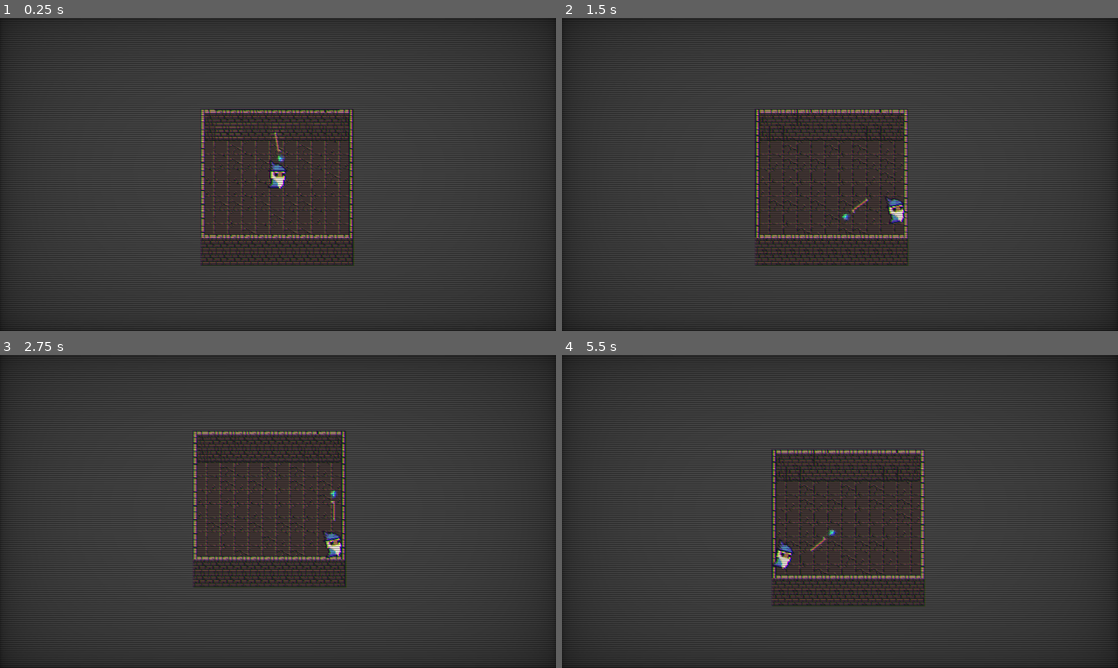
Above: before the commit, frames 1-4 (two rows, left to right).
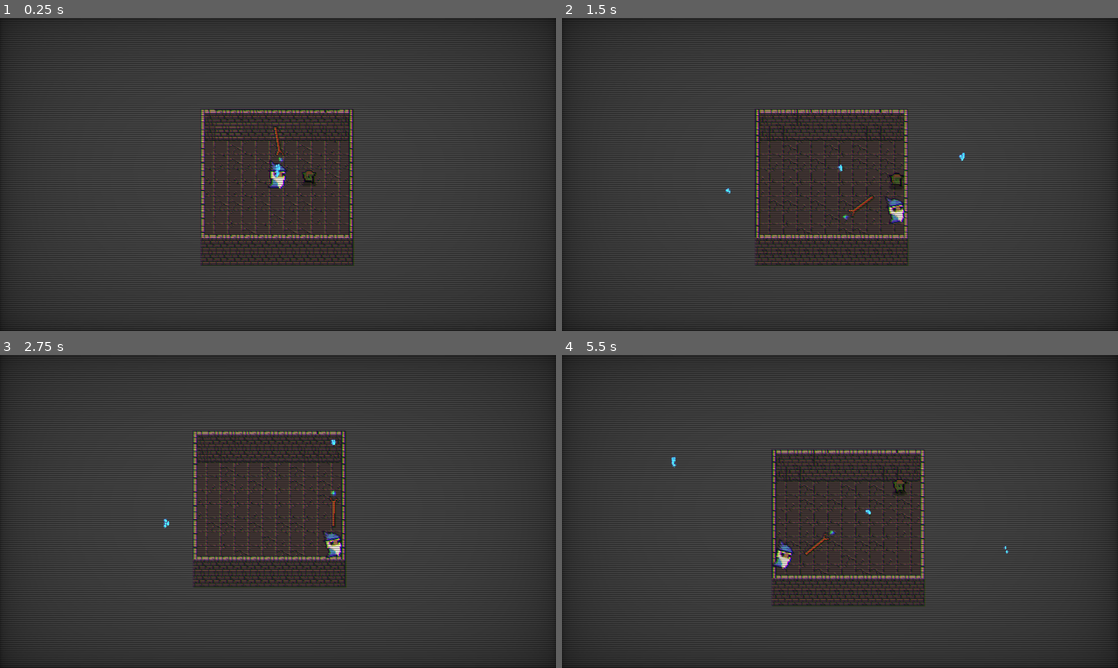
Above: after the commit, the same moments.

Repository: SasVel/WhimsicalLilMagicMan
Game: Godot game, scene res://World/Main.tscn
Two runs of this game, one before a commit and one after it. Both use one fixed random seed, a clock stepped at 60 frames per second and the inputs below.
Inputs (mouse positions are in pixels of both pictures, inside the frame that each line leads up to):
- Up to frame 1 (0.25 s): no input
- Up to frame 2 (1.5 s): tap Enter at 0.5 s; move the mouse to (962, 158) at 0.52 s; hold Right (ui_right) 0.53-1.28 s; move the mouse to (728, 190) at 1.27 s; hold Down (ui_down) from 1.28 s (still down)
- Up to frame 3 (2.75 s): move the mouse to (333, 442) at 2.02 s; release Down (ui_down) at 2.03 s; hold Right (ui_right) from 2.03 s (still down)
- Up to frame 4 (5.5 s): move the mouse to (812, 574) at 2.77 s; release Right (ui_right) at 2.78 s; hold Up (ui_up) 2.78-3.53 s; move the mouse to (1006, 558) at 3.52 s; hold Left (ui_left) 3.53-5.03 s; move the mouse to (673, 464) at 4.27 s; move the mouse to (867, 511) at 5.02 s; hold Down (ui_down) from 5.03 s (still down)

The runs differ from the first frame. In frame 1, 0.2% of the frame differs, in the area x 49-57%, y 34-54%; in frame 2, 0.2%; in frame 3, 0.2%; in frame 4, 0.3%, in the area x 19-81%, y 32-65%.

Commit message:
Hitboxes + stats

Diff:
--- /dev/null
+++ b/Enemies/Goblin/EnemyGoblin.gd
@@ -0,0 +1,35 @@
+extends RigidBody2D
+
+@onready var sprites = $MainSprite
+@export var SPEED = 50
+
+
+enum {
+	IDLE,
+	RUN
+}
+var state = IDLE
+
+func _physics_process(delta):
+	match state:
+		IDLE:
+			sprites.animation = "Idle"
+			idle_state()
+		RUN:
+			sprites.animation = "Run"
+			run_state(delta)
+
+
+func idle_state():
+	pass
+
+func run_state(delta):
+	self.position = self.position.move_toward(GlobalInfo.playerPos, SPEED * delta)
+
+func _on_player_detection_zone_body_entered(body):
+	if body is Player:
+		state = RUN
+
+func _on_player_detection_zone_body_exited(body):
+	if body is Player:
+		state = IDLE
--- /dev/null
+++ b/Enemies/Goblin/EnemyGoblin.tscn
@@ -0,0 +1,154 @@
+[gd_scene load_steps=22 format=3 uid="uid://5gmcfs2ysvs1"]
+
+[ext_resource type="Script" path="res://Enemies/Goblin/EnemyGoblin.gd" id="1_ora1r"]
+[ext_resource type="Texture2D" uid="uid://bi40feqdeyljc" path="res://Enemies/Goblin/Assets/goblin_idle_spritesheet.png" id="1_qjhuy"]
+[ext_resource type="PackedScene" uid="uid://cm5wfph8jbxdj" path="res://Stats/Stats.tscn" id="2_j85s0"]
+[ext_resource type="Texture2D" uid="uid://bllflj4k84vmn" path="res://Enemies/Goblin/Assets/goblin_run_spritesheet.png" id="2_teonk"]
+[ext_resource type="PackedScene" uid="uid://c485f0w3fc2fr" path="res://Interaction Boxes/HitBox.tscn" id="5_eyrfi"]
+[ext_resource type="PackedScene" uid="uid://ye6sscbkfm3t" path="res://Interaction Boxes/HurtBox.tscn" id="6_7wbxo"]
+
+[sub_resource type="AtlasTexture" id="AtlasTexture_l8rc2"]
+atlas = ExtResource("1_qjhuy")
+region = Rect2(0, 0, 16, 16)
+
+[sub_resource type="AtlasTexture" id="AtlasTexture_los0o"]
+atlas = ExtResource("1_qjhuy")
+region = Rect2(16, 0, 16, 16)
+
+[sub_resource type="AtlasTexture" id="AtlasTexture_44vqy"]
+atlas = ExtResource("1_qjhuy")
+region = Rect2(32, 0, 16, 16)
+
+[sub_resource type="AtlasTexture" id="AtlasTexture_hthka"]
+atlas = ExtResource("1_qjhuy")
+region = Rect2(48, 0, 16, 16)
+
+[sub_resource type="AtlasTexture" id="AtlasTexture_mfhf0"]
+atlas = ExtResource("1_qjhuy")
+region = Rect2(64, 0, 16, 16)
+
+[sub_resource type="AtlasTexture" id="AtlasTexture_a5hqn"]
+atlas = ExtResource("1_qjhuy")
+region = Rect2(80, 0, 16, 16)
+
+[sub_resource type="AtlasTexture" id="AtlasTexture_62ryc"]
+atlas = ExtResource("2_teonk")
+region = Rect2(0, 0, 16, 16)
+
+[sub_resource type="AtlasTexture" id="AtlasTexture_i0u7h"]
+atlas = ExtResource("2_teonk")
+region = Rect2(16, 0, 16, 16)
+
+[sub_resource type="AtlasTexture" id="AtlasTexture_iui5s"]
+atlas = ExtResource("2_teonk")
+region = Rect2(32, 0, 16, 16)
+
+[sub_resource type="AtlasTexture" id="AtlasTexture_vh1cd"]
+atlas = ExtResource("2_teonk")
+region = Rect2(48, 0, 16, 16)
+
+[sub_resource type="AtlasTexture" id="AtlasTexture_fkjxx"]
+atlas = ExtResource("2_teonk")
+region = Rect2(64, 0, 16, 16)
+
+[sub_resource type="AtlasTexture" id="AtlasTexture_a7ifd"]
+atlas = ExtResource("2_teonk")
+region = Rect2(80, 0, 16, 16)
+
+[sub_resource type="SpriteFrames" id="SpriteFrames_exm7l"]
+animations = [{
+"frames": [{
+"duration": 1.0,
+"texture": SubResource("AtlasTexture_l8rc2")
+}, {
+"duration": 1.0,
+"texture": SubResource("AtlasTexture_los0o")
+}, {
+"duration": 1.0,
+"texture": SubResource("AtlasTexture_44vqy")
+}, {
+"duration": 1.0,
+"texture": SubResource("AtlasTexture_hthka")
+}, {
+"duration": 1.0,
+"texture": SubResource("AtlasTexture_mfhf0")
+}, {
+"duration": 1.0,
+"texture": SubResource("AtlasTexture_a5hqn")
+}],
+"loop": true,
+"name": &"Idle",
+"speed": 8.0
+}, {
+"frames": [{
+"duration": 1.0,
+"texture": SubResource("AtlasTexture_62ryc")
+}, {
+"duration": 1.0,
+"texture": SubResource("AtlasTexture_i0u7h")
+}, {
+"duration": 1.0,
+"texture": SubResource("AtlasTexture_iui5s")
+}, {
+"duration": 1.0,
+"texture": SubResource("AtlasTexture_vh1cd")
+}, {
+"duration": 1.0,
+"texture": SubResource("AtlasTexture_fkjxx")
+}, {
+"duration": 1.0,
+"texture": SubResource("AtlasTexture_a7ifd")
+}],
+"loop": true,
+"name": &"Run",
+"speed": 10.0
+}]
+
+[sub_resource type="CapsuleShape2D" id="CapsuleShape2D_aacr7"]
+radius = 7.0
+height = 14.0
+
+[sub_resource type="CircleShape2D" id="CircleShape2D_6x28b"]
+radius = 60.1332
+
+[node name="EnemyGoblin" type="RigidBody2D"]
+y_sort_enabled = true
+collision_layer = 4
+collision_mask = 35
+inertia = 1.0
+gravity_scale = 0.0
+lock_rotation = true
+script = ExtResource("1_ora1r")
+
+[node name="Stats" parent="." instance=ExtResource("2_j85s0")]
+max_health = 2
+
+[node name="MainSprite" type="AnimatedSprite2D" parent="."]
+scale = Vector2(1.25, 1.25)
+sprite_frames = SubResource("SpriteFrames_exm7l")
+animation = &"Idle"
+autoplay = "Idle"
+frame = 3
+frame_progress = 0.972925
+
+[node name="CollisionShape2D" type="CollisionShape2D" parent="."]
+rotation = 1.5708
+shape = SubResource("CapsuleShape2D_aacr7")
+
+[node name="PlayerDetectionZone" type="Area2D" parent="."]
+collision_layer = 4
+collision_mask = 2
+
+[node name="CollisionShape2D" type="CollisionShape2D" parent="PlayerDetectionZone"]
+shape = SubResource("CircleShape2D_6x28b")
+
+[node name="HitBox" parent="." instance=ExtResource("5_eyrfi")]
+collision_layer = 4
+collision_mask = 8
+
+[node name="HurtBox" parent="." instance=ExtResource("6_7wbxo")]
+collision_layer = 16
+collision_mask = 0
+
+[connection signal="body_entered" from="PlayerDetectionZone" to="." method="_on_player_detection_zone_body_entered"]
+[connection signal="body_exited" from="PlayerDetectionZone" to="." method="_on_player_detection_zone_body_exited"]
--- /dev/null
+++ b/GlobalInfo.gd
@@ -0,0 +1,3 @@
+extends Node2D
+
+@onready var playerPos : Vector2
--- /dev/null
+++ b/GlobalInfo.tscn
@@ -0,0 +1,6 @@
+[gd_scene load_steps=2 format=3 uid="uid://c7l333vxjxvvn"]
+
+[ext_resource type="Script" path="res://GlobalInfo.gd" id="1_613vh"]
+
+[node name="GlobalInfo" type="Node2D"]
+script = ExtResource("1_613vh")
--- /dev/null
+++ b/MouseObject.gd
@@ -0,0 +1,8 @@
+extends Node2D
+
+func _ready():
+	Input.mouse_mode = Input.MOUSE_MODE_HIDDEN
+
+
+func _process(delta):
+	self.position = get_global_mouse_position()
--- /dev/null
+++ b/MouseObject.tscn
@@ -0,0 +1,26 @@
+[gd_scene load_steps=4 format=3 uid="uid://cd2g08u7t0bs2"]
+
+[ext_resource type="Script" path="res://MouseObject.gd" id="1_lp664"]
+[ext_resource type="Texture2D" uid="uid://8ttvbmjiiruo" path="res://Player/Staff/Assets/Staff_Gem.png" id="2_svt6b"]
+
+[sub_resource type="ParticleProcessMaterial" id="ParticleProcessMaterial_66ifh"]
+lifetime_randomness = 0.2
+emission_shape = 3
+emission_box_extents = Vector3(2, 2, 2)
+particle_flag_disable_z = true
+orbit_velocity_min = 0.0
+orbit_velocity_max = 0.0
+
+[node name="MouseObject" type="CanvasLayer"]
+layer = 100
+
+[node name="MouseObj" type="Node2D" parent="."]
+script = ExtResource("1_lp664")
+
+[node name="GPUParticles2D" type="GPUParticles2D" parent="MouseObj"]
+amount = 15
+process_material = SubResource("ParticleProcessMaterial_66ifh")
+texture = ExtResource("2_svt6b")
+lifetime = 1.5
+preprocess = 5.0
+randomness = 0.12
--- a/Player/Movement.gd
+++ b/Player/Movement.gd
@@ -1,4 +1,5 @@
 extends CharacterBody2D
+class_name Player
 
 @export var ACCELERATION = 60;
 @export var FRICTION = 40;
@@ -57,4 +58,5 @@
 		MOVE:
 			move_state(delta)
 
+	GlobalInfo.playerPos = self.position
 	move_and_slide()
--- a/Player/Player.tscn
+++ b/Player/Player.tscn
@@ -1,9 +1,11 @@
-[gd_scene load_steps=29 format=3 uid="uid://jl61vuqhndiy"]
+[gd_scene load_steps=31 format=3 uid="uid://jl61vuqhndiy"]
 
 [ext_resource type="Script" path="res://Player/Movement.gd" id="1_mc25c"]
 [ext_resource type="SpriteFrames" uid="uid://bkw57ne00h0tj" path="res://Player/PlayerFrames.tres" id="2_oncrt"]
 [ext_resource type="PackedScene" uid="uid://cd52a7v1fir0t" path="res://World/Camera/MainCamera.tscn" id="2_s4cnw"]
+[ext_resource type="PackedScene" uid="uid://c485f0w3fc2fr" path="res://Interaction Boxes/HitBox.tscn" id="5_03hwv"]
 [ext_resource type="PackedScene" uid="uid://vg0a2afxvfi6" path="res://Player/Staff/Staff.tscn" id="6_8wy8g"]
+[ext_resource type="PackedScene" uid="uid://ye6sscbkfm3t" path="res://Interaction Boxes/HurtBox.tscn" id="6_ovi2f"]
 
 [sub_resource type="CapsuleShape2D" id="CapsuleShape2D_fwx1s"]
 radius = 5.0
@@ -287,6 +289,7 @@
 [sub_resource type="AnimationNodeStateMachinePlayback" id="AnimationNodeStateMachinePlayback_xskl6"]
 
 [node name="Player" type="CharacterBody2D"]
+y_sort_enabled = true
 collision_layer = 2
 script = ExtResource("1_mc25c")
 FRICTION = 20
@@ -307,6 +310,14 @@
 position = Vector2(0, 10)
 rotation = 1.5708
 shape = SubResource("CapsuleShape2D_fwx1s")
+
+[node name="HitBox" parent="." instance=ExtResource("5_03hwv")]
+collision_layer = 2
+collision_mask = 16
+
+[node name="HurtBox" parent="." instance=ExtResource("6_ovi2f")]
+collision_layer = 8
+collision_mask = 0
 
 [node name="AnimationPlayer" type="AnimationPlayer" parent="."]
 libraries = {
--- a/Player/Staff/Staff.gd
+++ b/Player/Staff/Staff.gd
@@ -1,4 +1,4 @@
-extends StaticBody2D
+extends RigidBody2D
 
 @onready var sprite = $StaffSprite
 
--- a/Player/Staff/Staff.tscn
+++ b/Player/Staff/Staff.tscn
@@ -1,12 +1,12 @@
 [gd_scene load_steps=9 format=3 uid="uid://vg0a2afxvfi6"]
 
-[ext_resource type="Texture2D" uid="uid://dhmsncx56xitr" path="res://Player/Staff/Staff_Hilt.png" id="1_brqv6"]
 [ext_resource type="Script" path="res://Player/Staff/Staff.gd" id="1_ojjmi"]
-[ext_resource type="Texture2D" uid="uid://8ttvbmjiiruo" path="res://Player/Staff/Staff_Gem.png" id="2_5lxtq"]
+[ext_resource type="Texture2D" uid="uid://dhmsncx56xitr" path="res://Player/Staff/Assets/Staff_Hilt.png" id="2_wkuc6"]
+[ext_resource type="Texture2D" uid="uid://8ttvbmjiiruo" path="res://Player/Staff/Assets/Staff_Gem.png" id="3_31oct"]
 [ext_resource type="PackedScene" uid="uid://c485f0w3fc2fr" path="res://Interaction Boxes/HitBox.tscn" id="4_nubqe"]
 
 [sub_resource type="RectangleShape2D" id="RectangleShape2D_2ad8m"]
-size = Vector2(6, 37)
+size = Vector2(8, 41)
 
 [sub_resource type="Animation" id="Animation_umquh"]
 length = 0.001
@@ -37,7 +37,7 @@
 "times": PackedFloat32Array(0, 1, 2),
 "transitions": PackedFloat32Array(1, 1, 1),
 "update": 1,
-"values": [Vector2(0, -9.5), Vector2(0, -10.5), Vector2(0, -9.5)]
+"values": [Vector2(0, -16), Vector2(0, -17), Vector2(0, -16)]
 }
 
 [sub_resource type="AnimationLibrary" id="AnimationLibrary_dc5t8"]
@@ -46,23 +46,27 @@
 "Staff_gem_move": SubResource("Animation_ytmro")
 }
 
-[node name="Staff" type="StaticBody2D"]
+[node name="Staff" type="RigidBody2D"]
+y_sort_enabled = true
 collision_layer = 32
 collision_mask = 4
+mass = 20.0
+inertia = 2.0
+gravity_scale = 0.0
 script = ExtResource("1_ojjmi")
 
 [node name="CollisionShape2D" type="CollisionShape2D" parent="."]
-position = Vector2(0, -48.5)
+position = Vector2(0, -43.5)
 shape = SubResource("RectangleShape2D_2ad8m")
 
 [node name="StaffSprite" type="Sprite2D" parent="."]
-position = Vector2(0, -42)
-scale = Vector2(2, 2)
-texture = ExtResource("1_brqv6")
+position = Vector2(0, -41.875)
+scale = Vector2(1.25, 1.25833)
+texture = ExtResource("2_wkuc6")
 
 [node name="GemSprite" type="Sprite2D" parent="StaffSprite"]
 position = Vector2(0, -9.5)
-texture = ExtResource("2_5lxtq")
+texture = ExtResource("3_31oct")
 
 [node name="AnimationPlayer" type="AnimationPlayer" parent="."]
 autoplay = "Staff_gem_move"
--- /dev/null
+++ b/Stats/Stats.gd
@@ -0,0 +1,16 @@
+extends Node2D
+
+signal no_health
+signal changed_health(val)
+
+@export var max_health = 1
+var health : set = set_health
+
+func _ready():
+	health = max_health
+
+func set_health(val):
+	emit_signal("changed_health", val)
+	health = clamp(val, 0, max_health + 1)
+	if health <= 0:
+		emit_signal("no_health")
--- /dev/null
+++ b/Stats/Stats.tscn
@@ -0,0 +1,6 @@
+[gd_scene load_steps=2 format=3 uid="uid://cm5wfph8jbxdj"]
+
+[ext_resource type="Script" path="res://Stats/Stats.gd" id="1_nhbrc"]
+
+[node name="Stats" type="Node2D"]
+script = ExtResource("1_nhbrc")
--- a/World/Main.tscn
+++ b/World/Main.tscn
@@ -1,10 +1,11 @@
-[gd_scene load_steps=9 format=3 uid="uid://drr13fe8psdp8"]
+[gd_scene load_steps=10 format=3 uid="uid://drr13fe8psdp8"]
 
 [ext_resource type="Environment" uid="uid://t4qlgjmpxstg" path="res://World/WorldEnv.tres" id="1_shwuh"]
 [ext_resource type="Texture2D" uid="uid://b60rv3kxe4vue" path="res://World/Tiles/dungeontileset-extended.png" id="2_c7d2c"]
 [ext_resource type="PackedScene" uid="uid://jl61vuqhndiy" path="res://Player/Player.tscn" id="2_hyuqm"]
 [ext_resource type="PackedScene" uid="uid://x4madpx2a5xc" path="res://UI/MainOverlay/MainOverlay.tscn" id="3_aiwwy"]
 [ext_resource type="Shader" path="res://Shaders/RetroTvShader.gdshader" id="4_vhxy1"]
+[ext_resource type="PackedScene" uid="uid://5gmcfs2ysvs1" path="res://Enemies/Goblin/EnemyGoblin.tscn" id="6_75cvx"]
 
 [sub_resource type="TileSetAtlasSource" id="TileSetAtlasSource_4wxad"]
 texture = ExtResource("2_c7d2c")
@@ -1035,6 +1036,9 @@
 layer_1/z_index = 0
 layer_1/tile_data = PackedInt32Array(524304, 65536, 1, 524305, 65536, 1, 524306, 131072, 1, 524307, 131072, 1, 524308,  …(1397 unchanged characters)…
 
+[node name="EnemyGoblin" parent="." instance=ExtResource("6_75cvx")]
+position = Vector2(376, 188)
+
 [node name="Player" parent="." instance=ExtResource("2_hyuqm")]
 position = Vector2(329, 183)
 FRICTION = 30
--- a/project.godot
+++ b/project.godot
@@ -18,6 +18,8 @@
 [autoload]
 
 GlobalShaders="*res://Shaders/GlobalShaders.tscn"
+MouseObject="*res://MouseObject.tscn"
+GlobalInfo="*res://GlobalInfo.tscn"
 
 [display]
 
Binary file added: Enemies/Goblin/Assets/goblin_idle_spritesheet.png
Not shown, added: Enemies/Goblin/Assets/goblin_idle_spritesheet.png.import
Binary file added: Enemies/Goblin/Assets/goblin_knife.png
Not shown, added: Enemies/Goblin/Assets/goblin_knife.png.import
Binary file added: Enemies/Goblin/Assets/goblin_run_spritesheet.png
Not shown, changed: Enemies/Goblin/Assets/goblin_run_spritesheet.png.import
Renamed: Player/Staff/Staff_Gem.png -> Player/Staff/Assets/Staff_Gem.png
Not shown, changed: Player/Staff/Assets/Staff_Gem.png.import
Binary file added: Player/Staff/Assets/Staff_Hilt.png
Not shown, added: Player/Staff/Assets/Staff_Hilt.png.import
Binary file removed: Player/Staff/Staff_Hilt.png
